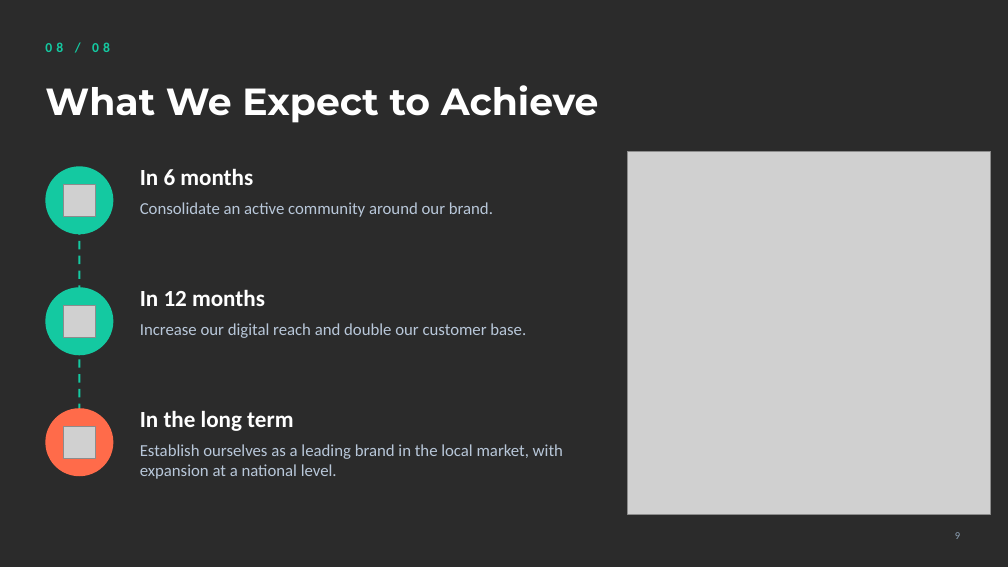
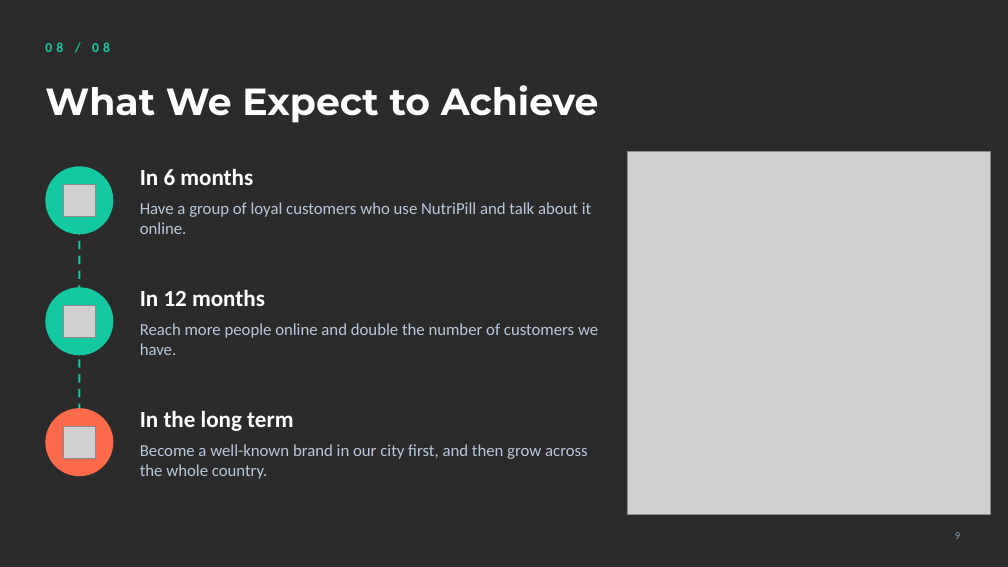
Before and after one commit to Johnporkthethird/english-presentaiton-, a slide deck: slide 9 of NutriPill.pptx. Drawn at 1008x567 pixels with LibreOffice and Linux fonts; fonts in the diff are those of the drawing; grey boxes stand for pictures; background and template pictures are left out; a plain dark background stands for a picture behind light text. Boxes give left, top, right and bottom in pixels: in the first picture for what was removed or moved away, otherwise in the second. Text is boxed around its words. In the diff, an @@ line names an element or a change of style, - is before the commit and + after.

```diff
--- a/NutriPill.pptx
+++ b/NutriPill.pptx
@@ text at [140,202,591,234]: text changed @@
-Consolidate an active community around our brand.
+Have a group of loyal customers who use NutriPill and talk about it online.
@@ text at [140,323,598,355]: text changed @@
-Increase our digital reach and double our customer base.
+Reach more people online and double the number of customers we have.
@@ text at [140,444,588,479]: text changed @@
-Establish ourselves as a leading brand in the local market, with expansion at a national level.
+Become a well-known brand in our city first, and then grow across the whole country.
```
Also in this commit, not shown: 8 other slides changed, 2 other files.
